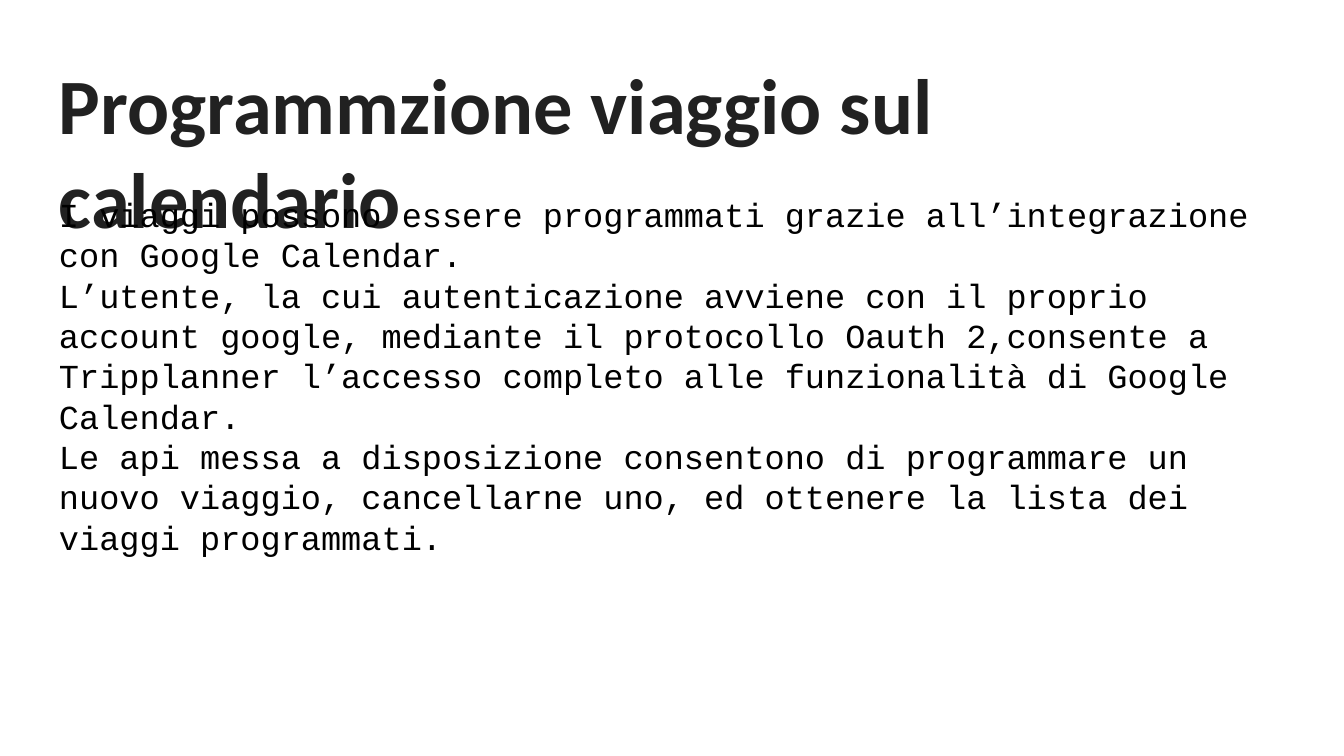
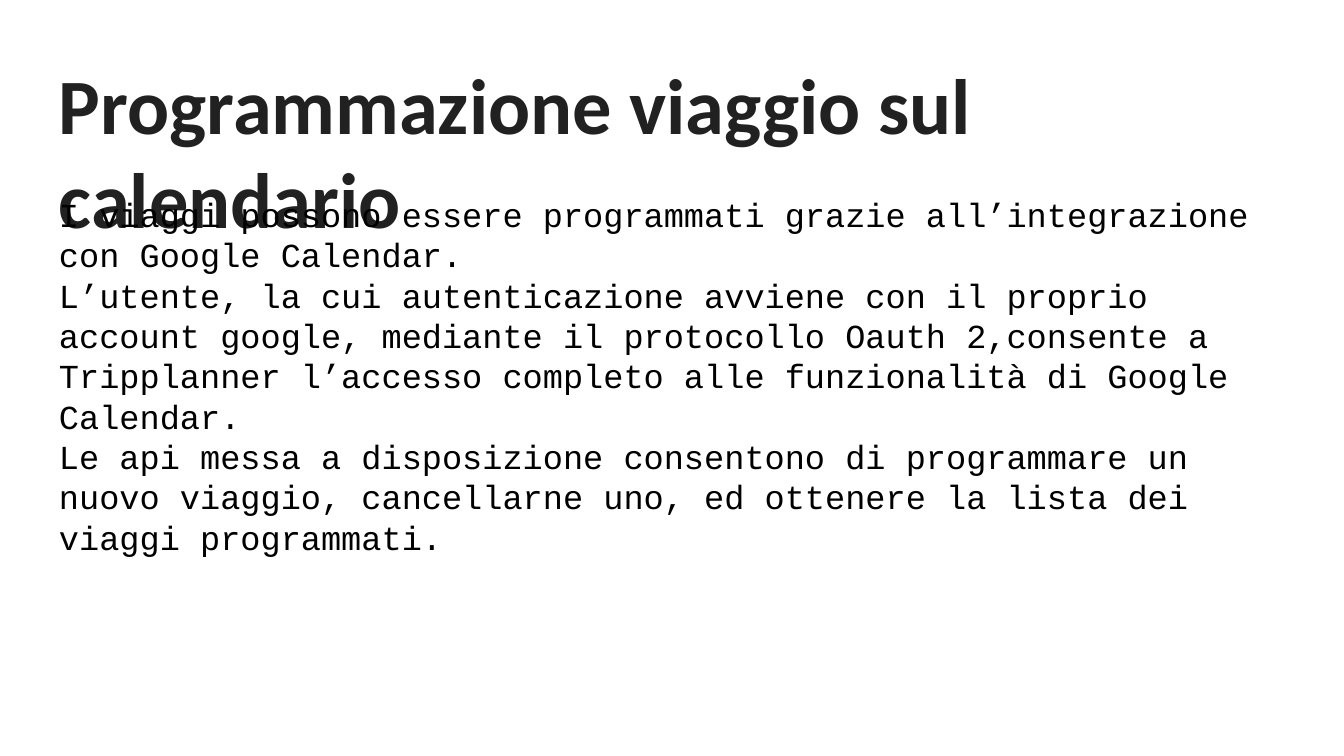
Before and after one commit to gibr098/Tripplanner, a slide deck: slide 6 of Tripplanner_Slides.odp. Drawn at 1344x756 pixels with LibreOffice and Linux fonts; fonts in the diff are those of the drawing. Boxes give left, top, right and bottom in pixels: in the first picture for what was removed or moved away, otherwise in the second. Text is boxed around its words. In the diff, an @@ line names an element or a change of style, - is before the commit and + after.

```diff
--- a/Tripplanner_Slides.odp
+++ b/Tripplanner_Slides.odp
@@ text at [59, 79, 971, 247]: text changed @@
-Programmzione viaggio sul calendario
+Programmazione viaggio sul calendario
```
Also in this commit, not shown: 1 other slide changed.
